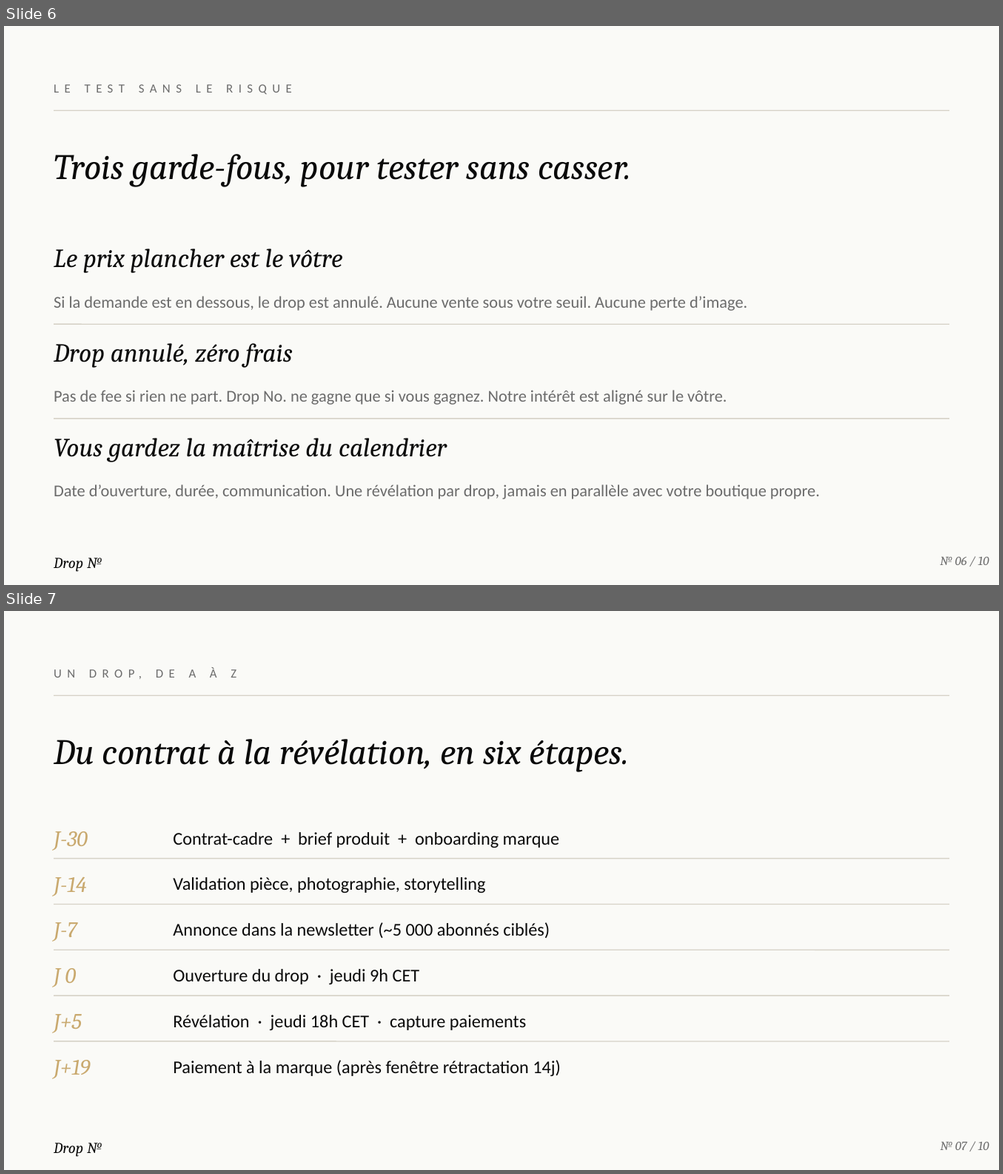
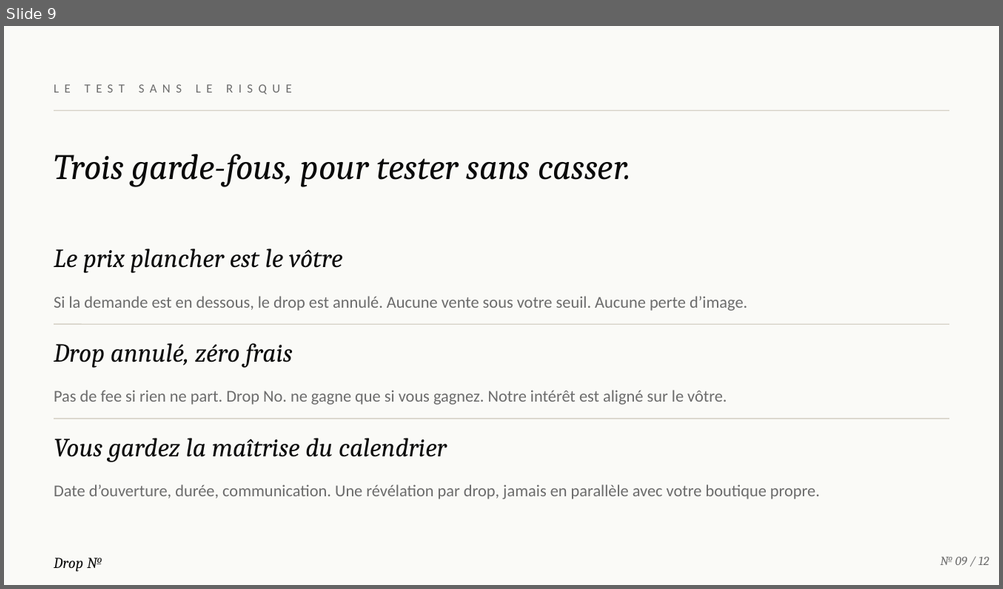
Before and after one commit to RaphVIBE/DropNo, a slide deck: decks/drop-no-presentation-marques.pptx. Shown one above the other, each under a label of ours: slides 6 and 7 before the commit, slide 9 after it. The pictures are 1003x1174 and 1003x589 pixels, drawn with LibreOffice and Linux fonts; fonts in the diff are those of the drawing. Boxes give left, top, right and bottom in pixels: in the first picture for what was removed or moved away, otherwise in the second. Text is boxed around its words. In the diff, an @@ line names an element or a change of style, - is before the commit and + after.

```diff
--- a/decks/drop-no-presentation-marques.pptx
+++ b/decks/drop-no-presentation-marques.pptx
@@ slide 7 removed at (4, 611, 999, 1170), background #FAFAF7 @@
@@ text removed at (189, 668, 236, 678) @@
-UN DROP, DE A À Z
@@ line removed from (54, 695) to (949, 695) @@
@@ text removed at (54, 739, 629, 772) @@
-Du contrat à la révélation, en six étapes.
@@ text removed at (54, 832, 88, 850) @@
-J-30
@@ text removed at (173, 832, 560, 848) @@
-Contrat-cadre + brief produit + onboarding marque
@@ line removed from (54, 859) to (949, 859) @@
@@ text removed at (54, 877, 87, 896) @@
-J-14
@@ text removed at (173, 877, 485, 893) @@
-Validation pièce, photographie, storytelling
@@ line removed from (54, 904) to (949, 904) @@
@@ text removed at (54, 923, 77, 941) @@
-J-7
@@ text removed at (173, 923, 549, 938) @@
-Annonce dans la newsletter (~5 000 abonnés ciblés)
@@ line removed from (54, 950) to (949, 950) @@
@@ text removed at (54, 968, 77, 987) @@
-J 0
@@ text removed at (173, 969, 420, 985) @@
-Ouverture du drop · jeudi 9h CET
@@ line removed from (54, 996) to (949, 996) @@
@@ text removed at (54, 1014, 82, 1033) @@
-J+5
@@ text removed at (173, 1015, 526, 1031) @@
-Révélation · jeudi 18h CET · capture paiements
@@ line removed from (54, 1042) to (949, 1042) @@
@@ text removed at (54, 1060, 90, 1079) @@
-J+19
@@ text removed at (173, 1060, 560, 1076) @@
-Paiement à la marque (après fenêtre rétractation 14j)
@@ text removed at (54, 1143, 102, 1157) @@
-Drop №
@@ text removed at (939, 1142, 989, 1150) @@
-№ 07 / 10
@@ what was slide 6 is now slide 9 @@
@@ slide 9 changed as well @@
@@ text at (939, 557, 988, 565): text changed @@
-№ 06 / 10
+№ 09 / 12
```
Also in this commit, not shown: 8 other slides changed, 3 slides added, 13 other files.
